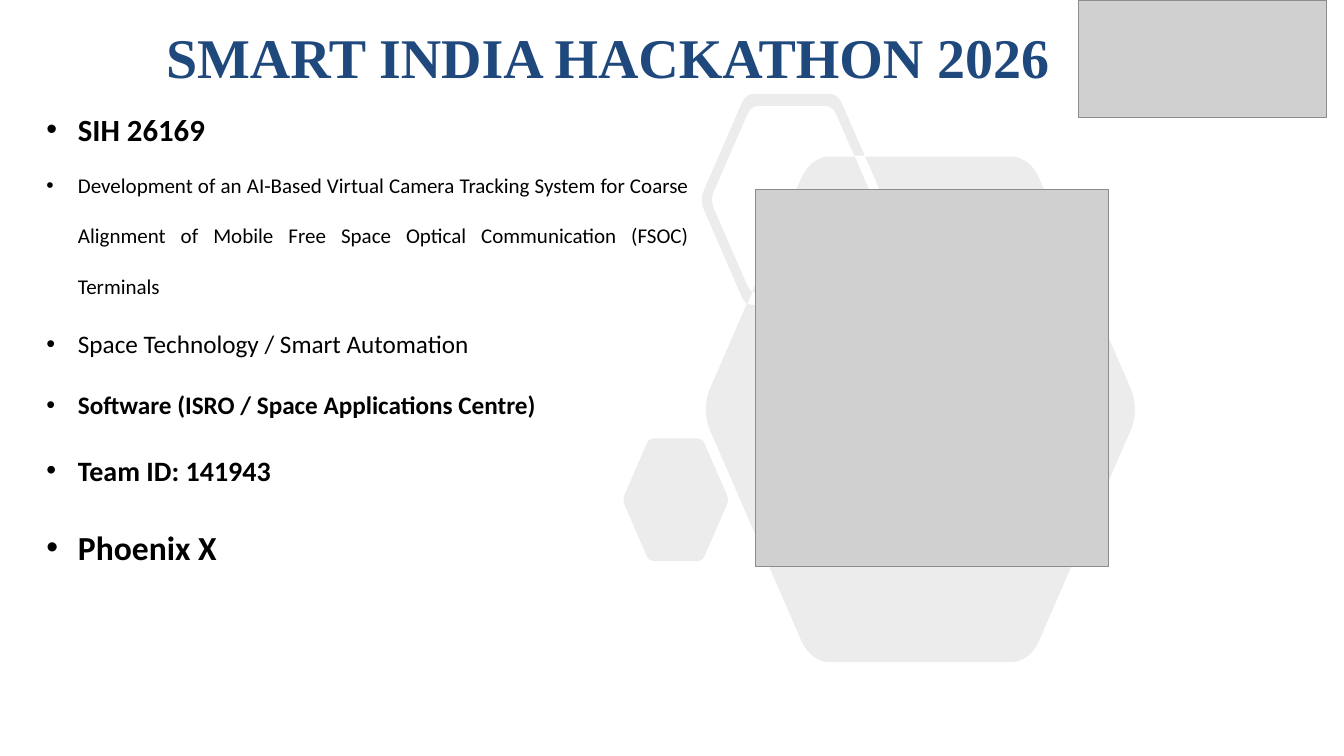
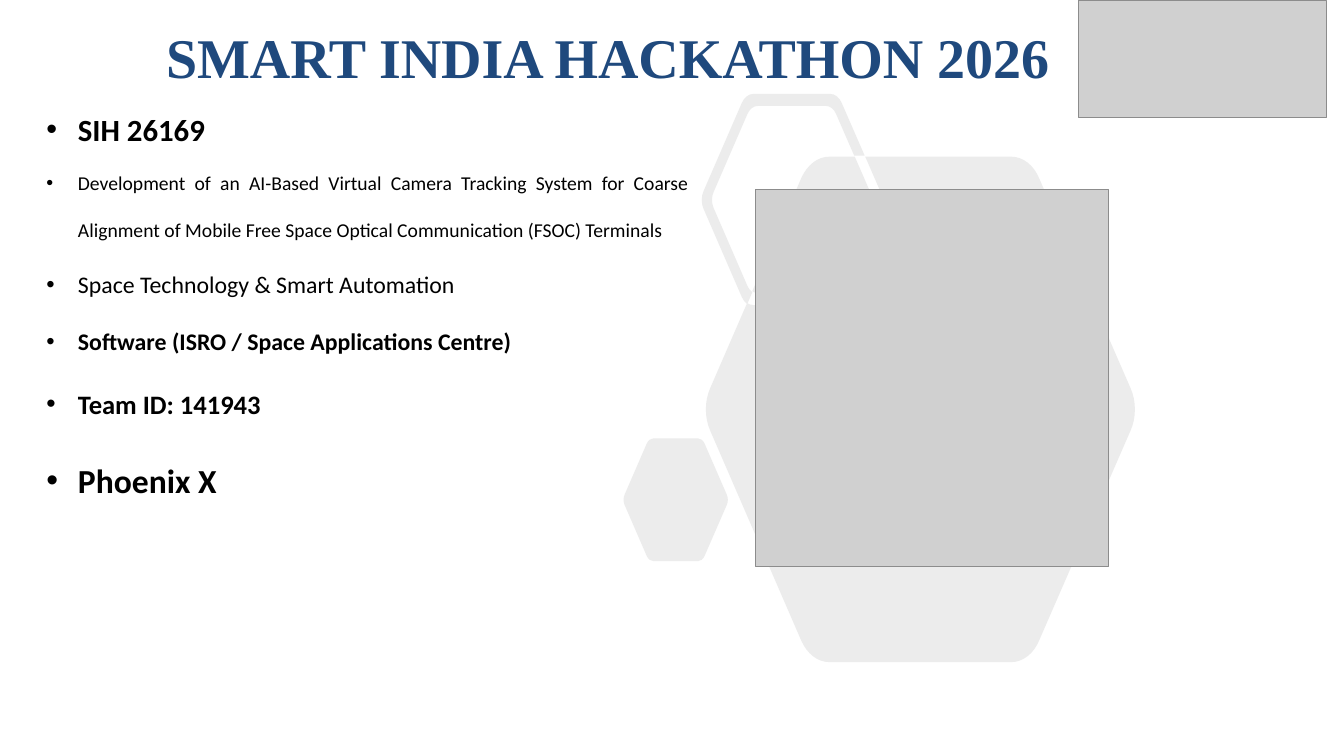
Before and after one commit to jvstin47/SIH-26169-Virtual-Camera-Tracking, a slide deck: slide 1 of Phoenix_X_SIH26169_Submission.pptx. Drawn at 1344x756 pixels with LibreOffice and Linux fonts; fonts in the diff are those of the drawing; grey boxes stand for pictures. Boxes give left, top, right and bottom in pixels: in the first picture for what was removed or moved away, otherwise in the second. Text is boxed around its words. In the diff, an @@ line names an element or a change of style, - is before the commit and + after.

Commit message:
feat(presentation): upgrade presentation deck to match multi-column card-based layout of SIH26177

```diff
--- a/Phoenix_X_SIH26169_Submission.pptx
+++ b/Phoenix_X_SIH26169_Submission.pptx
@@ text at (x1=78, y1=176, x2=688, y2=415): size 15 to 14 pt in "Development of an AI-Based Virtual Camera Tracking ..."; size 18 to 17 pt in "Software (ISRO / Space Applications Centre)"; size 20 to 19 pt in "Team ID: 141943" @@
@@ text at (x1=78, y1=276, x2=454, y2=297): text changed; size 18 to 17 pt @@
-• Space Technology / Smart Automation
+• Space Technology & Smart Automation
```
Also in this commit, not shown: 5 other slides changed, 1 other file.
